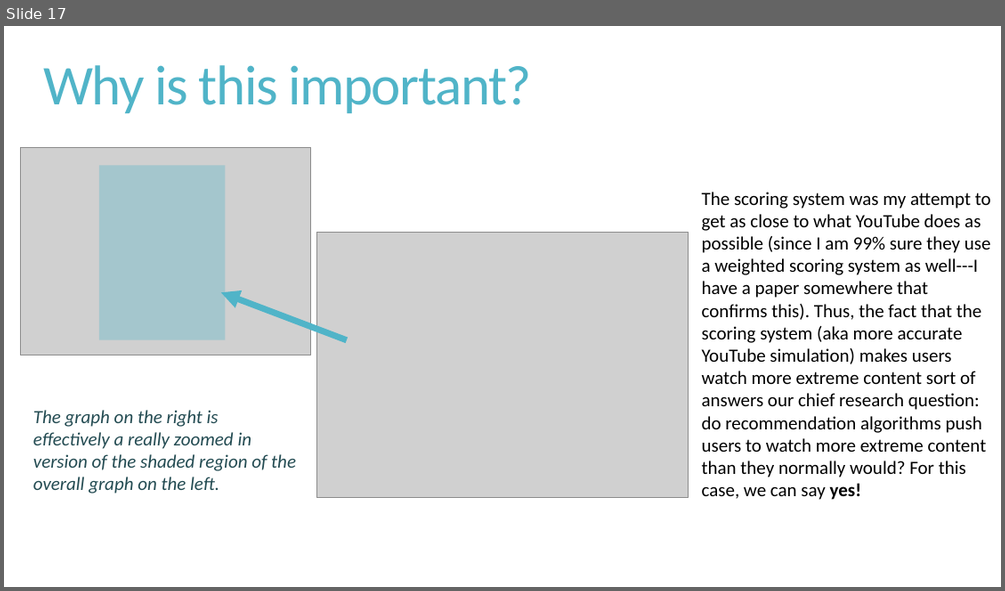
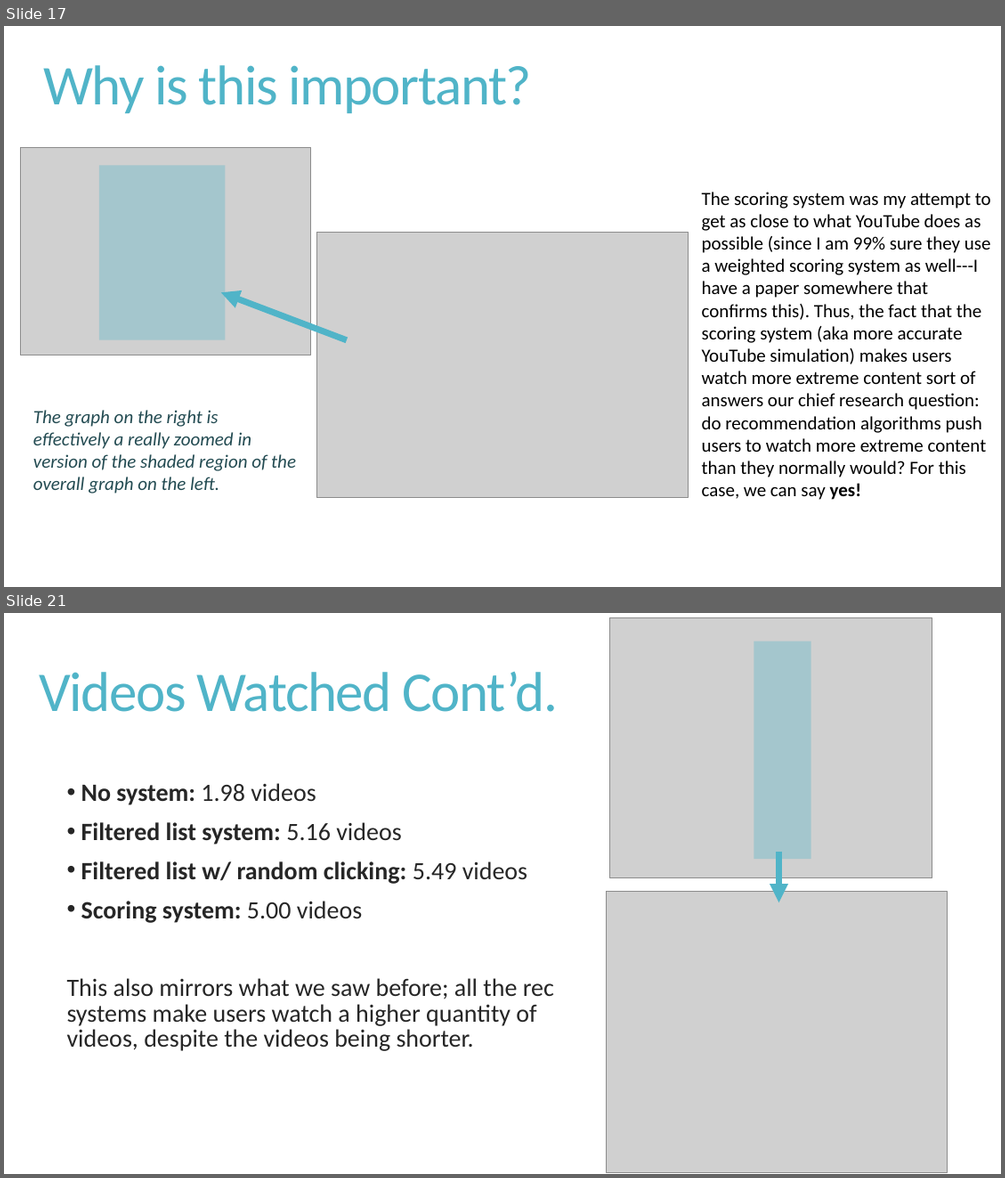
Before and after one commit to snyder-research-group/tools-of-justice, a slide deck: youtube simulation/Current Status of YouTube Simulation - 1-9-24.pptx. Shown one above the other, each under a label of ours: slide 17 before the commit, slides 17 and 21 after it; the slides between them are not shown. The pictures are 1005x591 and 1005x1178 pixels, drawn with LibreOffice and Linux fonts; fonts in the diff are those of the drawing; grey boxes stand for pictures. Boxes give left, top, right and bottom in pixels: in the first picture for what was removed or moved away, otherwise in the second. Text is boxed around its words. In the diff, an @@ line names an element or a change of style, - is before the commit and + after.

```diff
--- a/youtube simulation/Current Status of YouTube Simulation - 1-9-24.pptx
+++ b/youtube simulation/Current Status of YouTube Simulation - 1-9-24.pptx
@@ slide 21 added at box(4, 613, 1001, 1174), background #FFFFFF @@
@@ picture added at box(610, 618, 932, 877) @@
@@ rectangle added at box(754, 641, 811, 859), fill #50B4C8 at 34% opacity @@
@@ title added at box(39, 672, 557, 712), 54 pt, text #50B4C8 @@
+Videos Watched Cont’d.
@@ text added at box(67, 783, 554, 1051), 24 pt, text #262626 @@
+• No system: 1.98 videos
+• Filtered list system: 5.16 videos
+• Filtered list w/ random clicking: 5.49 videos
+• Scoring system: 5.00 videos
+This also mirrors what we saw before; all the rec systems make users watch a higher quantity of videos, despite the videos being shorter.
@@ arrow added from (778, 852) to (778, 902), #50B4C8 6 pt @@
@@ picture added at box(606, 892, 947, 1172) @@
```
Also in this commit, not shown: 3 other slides added, 1 slide removed.
